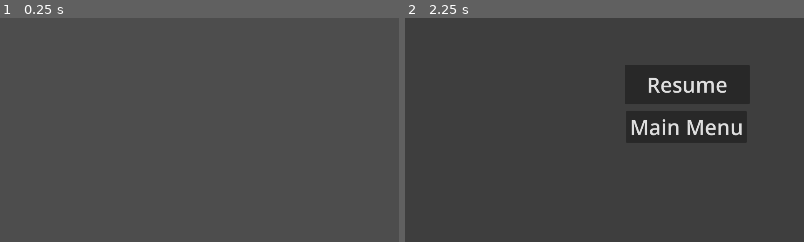
Above: before the commit, frames 1-2 (left to right).
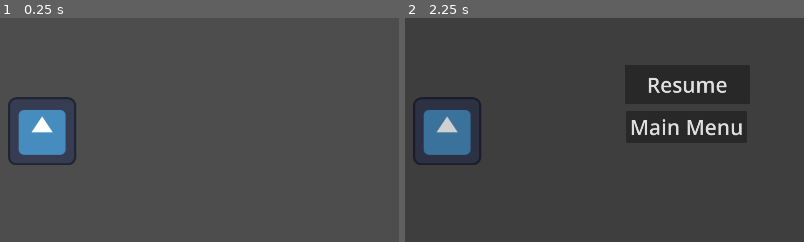
Above: after the commit, the same moments.

Repository: Inquisitor718/Casa-de-Penguin
Game: Godot game, scene res://Scenes/Kitchen.tscn
Two runs of this game, one before a commit and one after it. Both use one fixed random seed, a clock stepped at 60 frames per second and the inputs below. This scene is started directly instead of the project's main scene. The engine's default icon, where the game draws it, is replaced by a stand-in: a white triangle on a blue panel in a dark square.
Inputs:
- Up to frame 1 (0.25 s): no input
- Up to frame 2 (2.25 s): click "II" at 0.5 s; click "Resume" at 1.25 s; click "II" at 2 s
The pictures show only the part of the screen within x 15-64%, y 35-85%; the shares and areas given below are measured in that part.

The runs differ from the first frame. In frame 1, 3.1% of the frame differs, in the area x 2-20%, y 35-66%; in frame 2, 3.0%.

Commit message:
fixed button in kitchen

Diff:
--- a/casa-de-penguin/Scenes/Kitchen.tscn
+++ b/casa-de-penguin/Scenes/Kitchen.tscn
@@ -1,6 +1,7 @@
-[gd_scene load_steps=2 format=3 uid="uid://b47dnlbyly1av"]
+[gd_scene load_steps=3 format=3 uid="uid://b47dnlbyly1av"]
 
 [ext_resource type="PackedScene" uid="uid://dqkdmfcj41bim" path="res://Scenes/Chain.tscn" id="1_7u47w"]
+[ext_resource type="PackedScene" uid="uid://drb24jw755fx" path="res://Scenes/button.tscn" id="2_23qos"]
 
 [node name="Node2D" type="Node2D"]
 metadata/_edit_horizontal_guides_ = [797.0]
@@ -22,3 +23,6 @@
 
 [node name="Node2D" parent="." instance=ExtResource("1_7u47w")]
 position = Vector2(1600, 180)
+
+[node name="Button" parent="." instance=ExtResource("2_23qos")]
+position = Vector2(380, 655)
--- a/casa-de-penguin/Scenes/button.tscn
+++ b/casa-de-penguin/Scenes/button.tscn
@@ -4,7 +4,7 @@
 [ext_resource type="Texture2D" uid="uid://bxkdtofujphu3" path="res://icon.svg" id="1_1cmwl"]
 
 [sub_resource type="CircleShape2D" id="CircleShape2D_lkjnc"]
-radius = 94.33981
+radius = 71.00704
 
 [node name="Button" type="Node2D"]
 script = ExtResource("1_0kpiu")
@@ -16,7 +16,7 @@
 
 [node name="Sprite2D" type="Sprite2D" parent="Area2D"]
 z_index = -1
-scale = Vector2(1.765625, 1.640625)
+scale = Vector2(1.28125, 1.2812499)
 texture = ExtResource("1_1cmwl")
 
 [connection signal="input_event" from="Area2D" to="." method="_on_area_2d_input_event"]
--- a/casa-de-penguin/Scenes/kitchen.tscn
+++ b/casa-de-penguin/Scenes/kitchen.tscn
@@ -1,6 +1,7 @@
-[gd_scene load_steps=2 format=3 uid="uid://b47dnlbyly1av"]
+[gd_scene load_steps=3 format=3 uid="uid://b47dnlbyly1av"]
 
 [ext_resource type="PackedScene" uid="uid://dqkdmfcj41bim" path="res://Scenes/Chain.tscn" id="1_7u47w"]
+[ext_resource type="PackedScene" uid="uid://drb24jw755fx" path="res://Scenes/button.tscn" id="2_23qos"]
 
 [node name="Node2D" type="Node2D"]
 metadata/_edit_horizontal_guides_ = [797.0]
@@ -22,3 +23,6 @@
 
 [node name="Node2D" parent="." instance=ExtResource("1_7u47w")]
 position = Vector2(1600, 180)
+
+[node name="Button" parent="." instance=ExtResource("2_23qos")]
+position = Vector2(380, 655)
